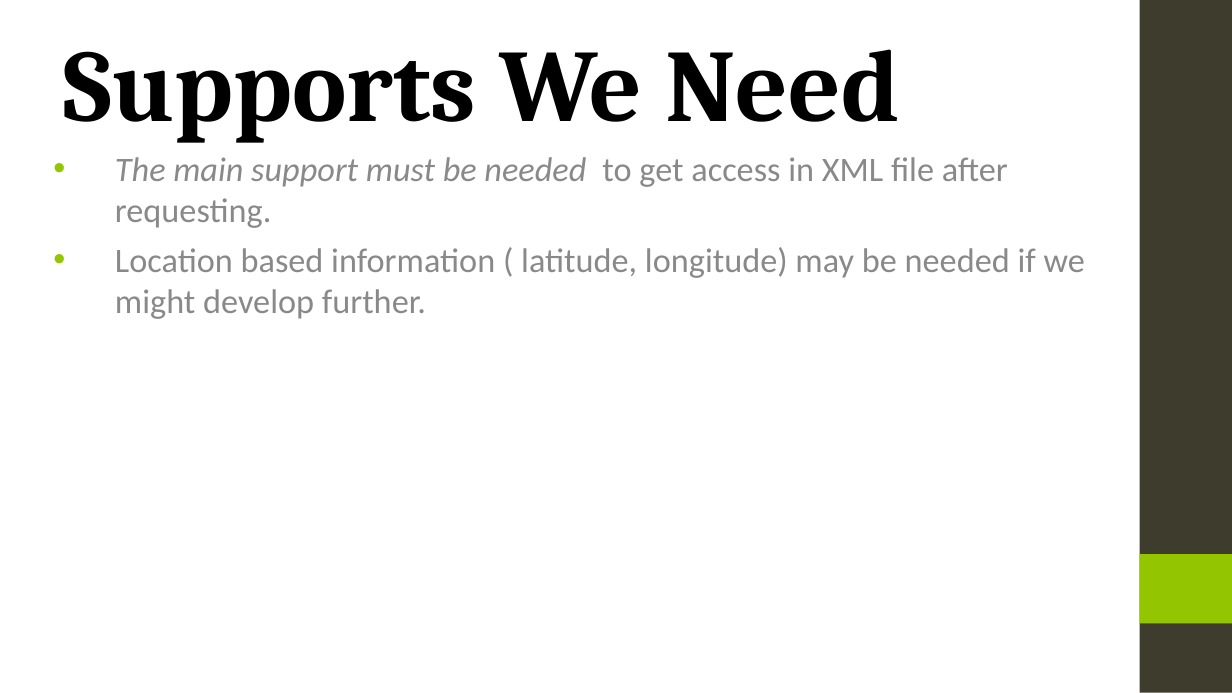
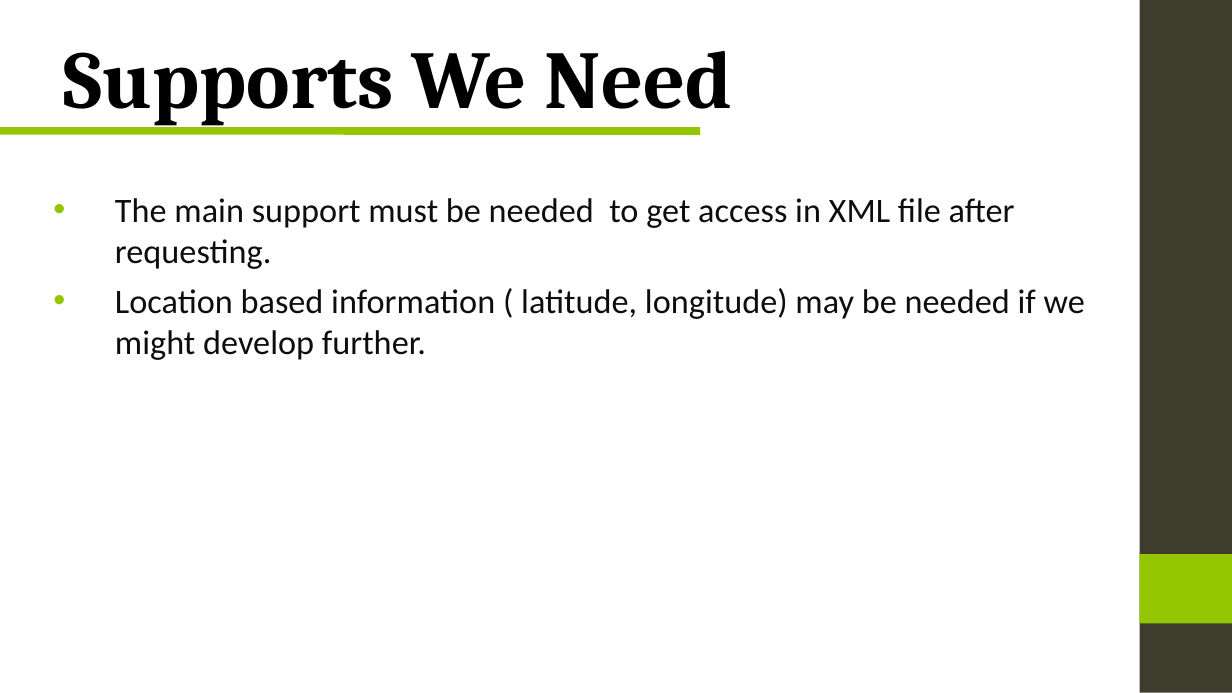
Before and after one commit to ServiceInnovationCamp/Group23, a slide deck: slide 9 of Team 23.ppt (slide 7 before the commit). Drawn at 1232x693 pixels with LibreOffice and Linux fonts; fonts in the diff are those of the drawing; background and template pictures are left out. Boxes give left, top, right and bottom in pixels: in the first picture for what was removed or moved away, otherwise in the second. Text is boxed around its words. In the diff, an @@ line names an element or a change of style, - is before the commit and + after.

```diff
--- a/Team 23.ppt
+++ b/Team 23.ppt
@@ title "Supports We Need" at (64,51,732,126): size 60 to 48 pt @@
@@ line added from (0, 131) to (700, 131), #94C600 4.51 pt @@
@@ subtitle "The main support must be ...": place and size @@
-subtitle "The main support must be ..." at (115,157,1085,319)
+subtitle "The main support must be ..." at (115,198,1085,360)
@@ subtitle "The main support must be ..." at (115,198,1085,360): text colour #898989 to #0D0D0D; italic off in "The main support must be needed" @@
```
Also in this commit, not shown: 4 other slides changed, 5 slides added, 3 slides removed.
